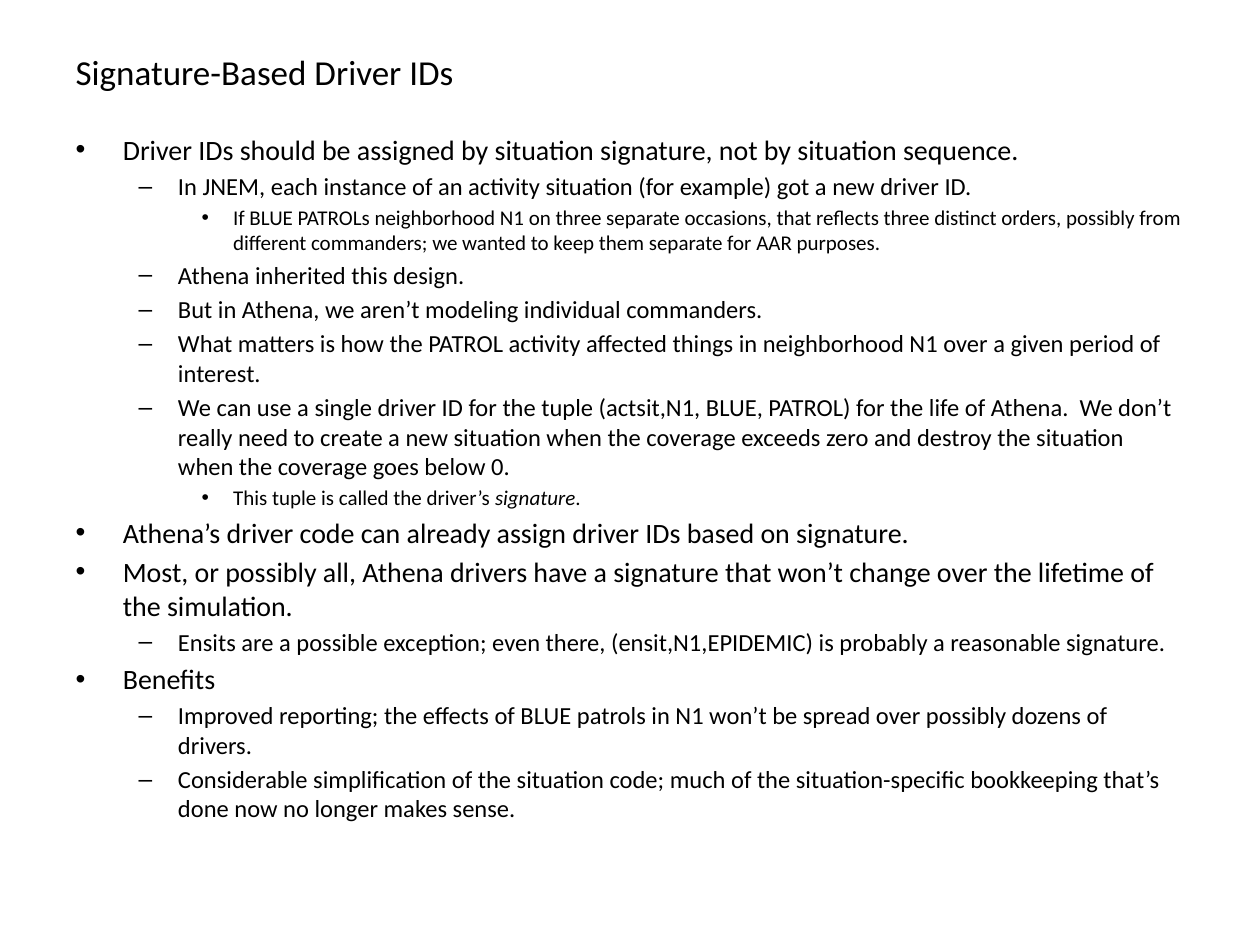
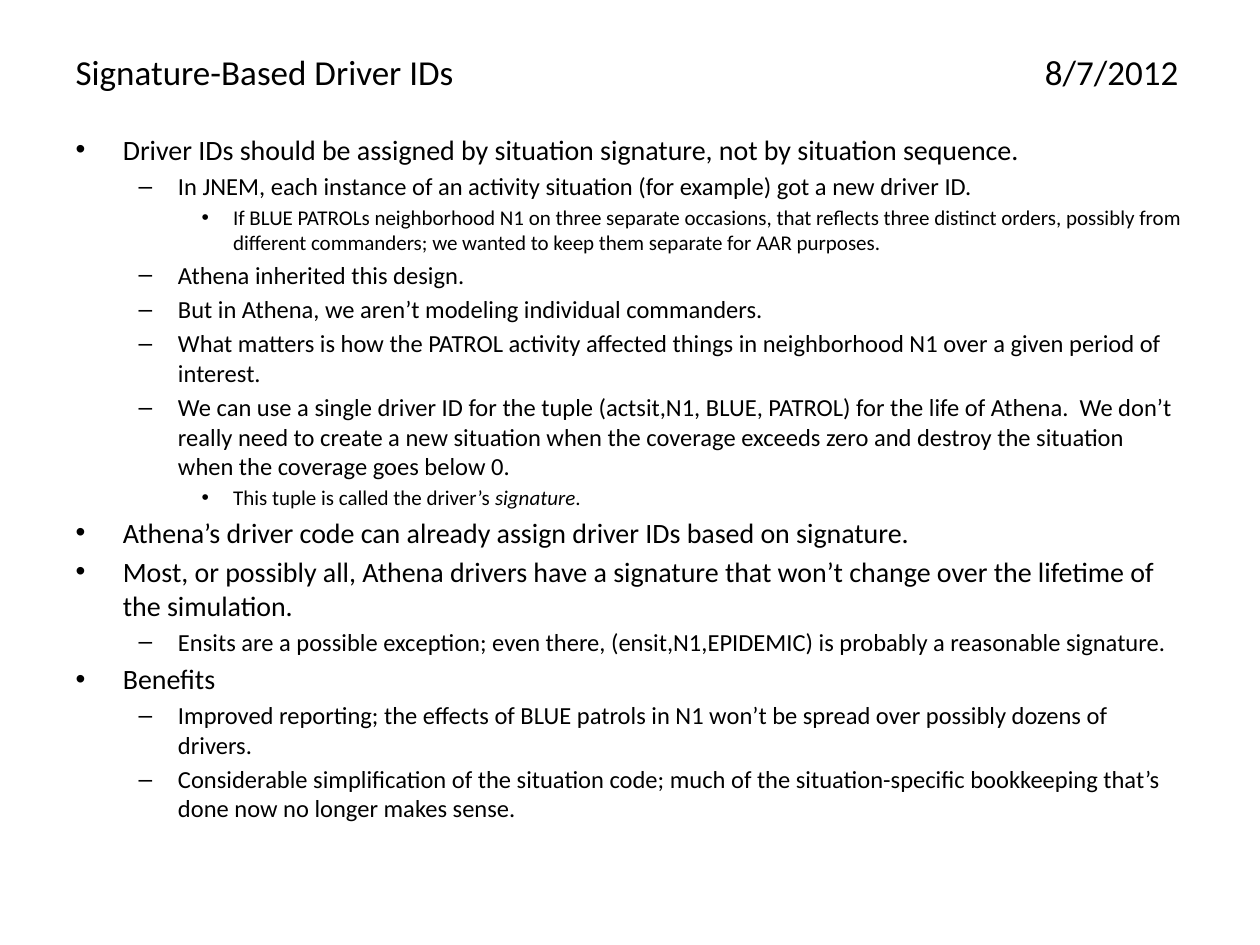
Before and after one commit to AthenaModel/athena-legacy, a slide deck: slide 25 of docs/dev/ideas.pptx (slide 15 before the commit). Drawn at 1260x945 pixels with LibreOffice and Linux fonts; fonts in the diff are those of the drawing. Boxes give left, top, right and bottom in pixels: in the first picture for what was removed or moved away, otherwise in the second. Text is boxed around its words. In the diff, an @@ line names an element or a change of style, - is before the commit and + after.

```diff
--- a/docs/dev/ideas.pptx
+++ b/docs/dev/ideas.pptx
@@ title at bbox=[76, 60, 1178, 91]: text changed @@
-Signature-Based Driver IDs
+Signature-Based Driver IDs 8/7/2012
```
Also in this commit, not shown: 8 other slides changed, 11 slides added.
